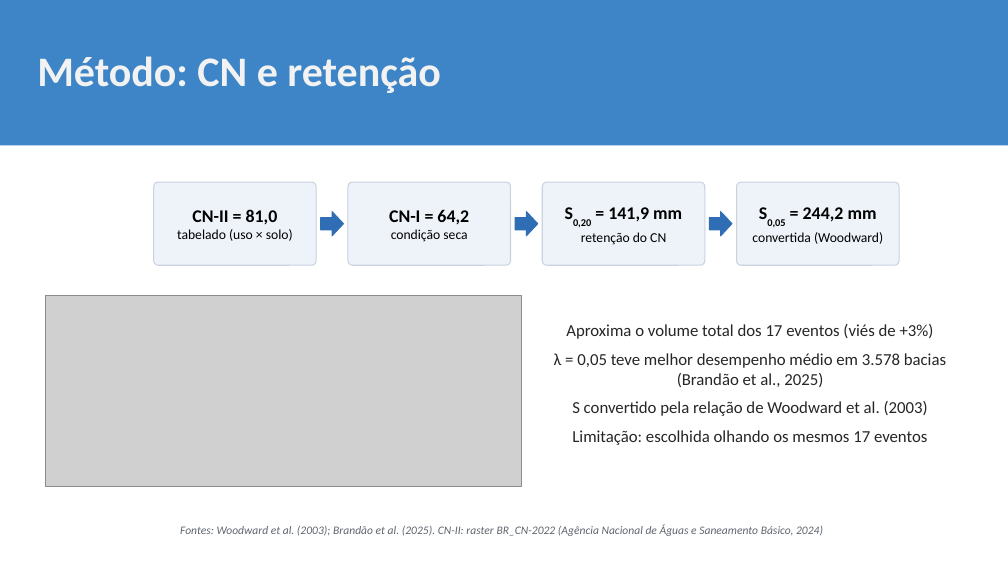
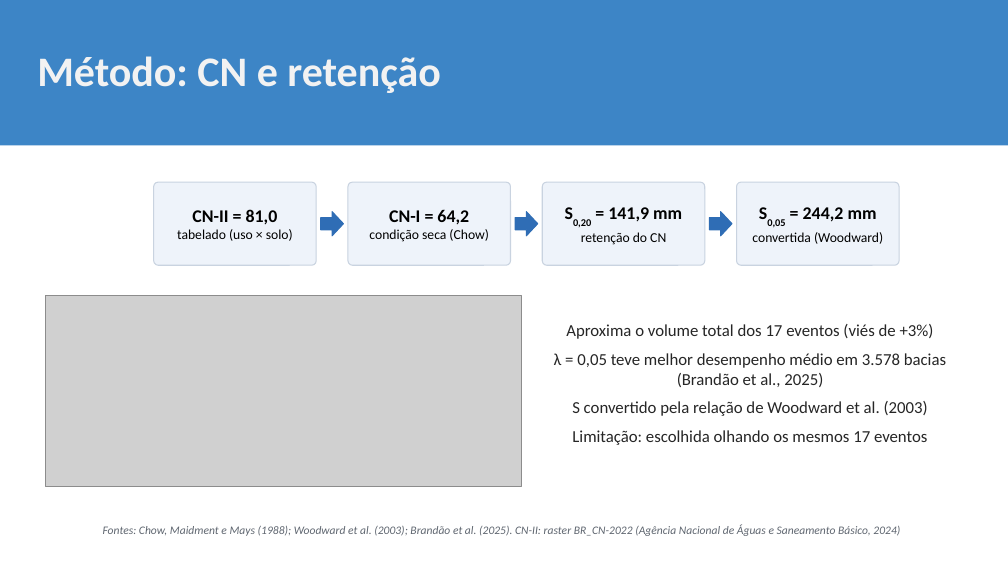
Before and after one commit to mateusvivarelli/TCC, a slide deck: slide 16 of Apresentacao/slideTCC_18-11_sugestoes.pptx. Drawn at 1008x567 pixels with LibreOffice and Linux fonts; fonts in the diff are those of the drawing; grey boxes stand for pictures; background and template pictures are left out. Boxes give left, top, right and bottom in pixels: in the first picture for what was removed or moved away, otherwise in the second. Text is boxed around its words. In the diff, an @@ line names an element or a change of style, - is before the commit and + after.

```diff
--- a/Apresentacao/slideTCC_18-11_sugestoes.pptx
+++ b/Apresentacao/slideTCC_18-11_sugestoes.pptx
@@ text in rounded rectangle at (x1=369, y1=229, x2=489, y2=242): text changed @@
-condição seca
+condição seca (Chow)
@@ text at (x1=103, y1=525, x2=900, y2=536): text changed @@
-Fontes: Woodward et al. (2003); Brandão et al. (2025). CN-II: raster BR_CN-2022 (Agência Nacional de Águas e Saneamento Básico, 2024)
+Fontes: Chow, Maidment e Mays (1988); Woodward et al. (2003); Brandão et al. (2025). CN-II: raster BR_CN-2022 (Agência Nacional de Águas e Saneamento Básico, 2024)
```
Also in this commit, not shown: 4 other slides changed, 1 other file.
